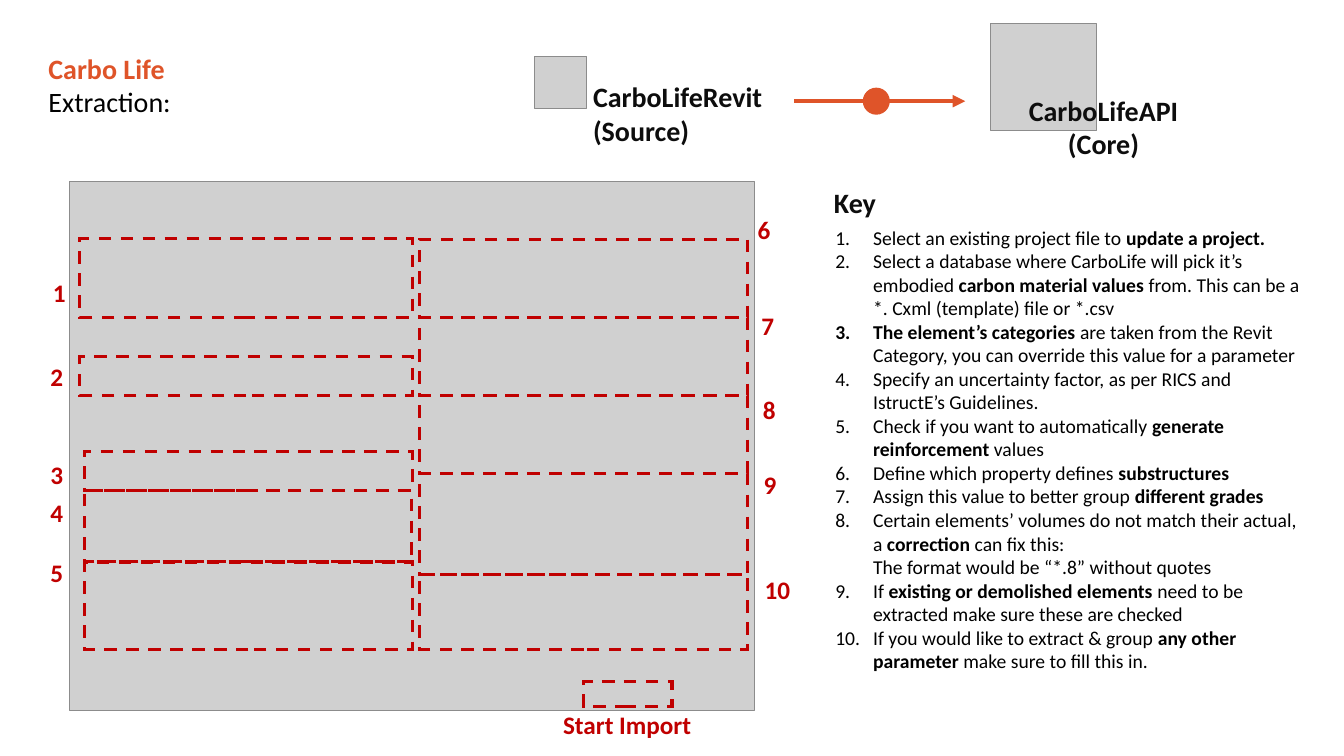
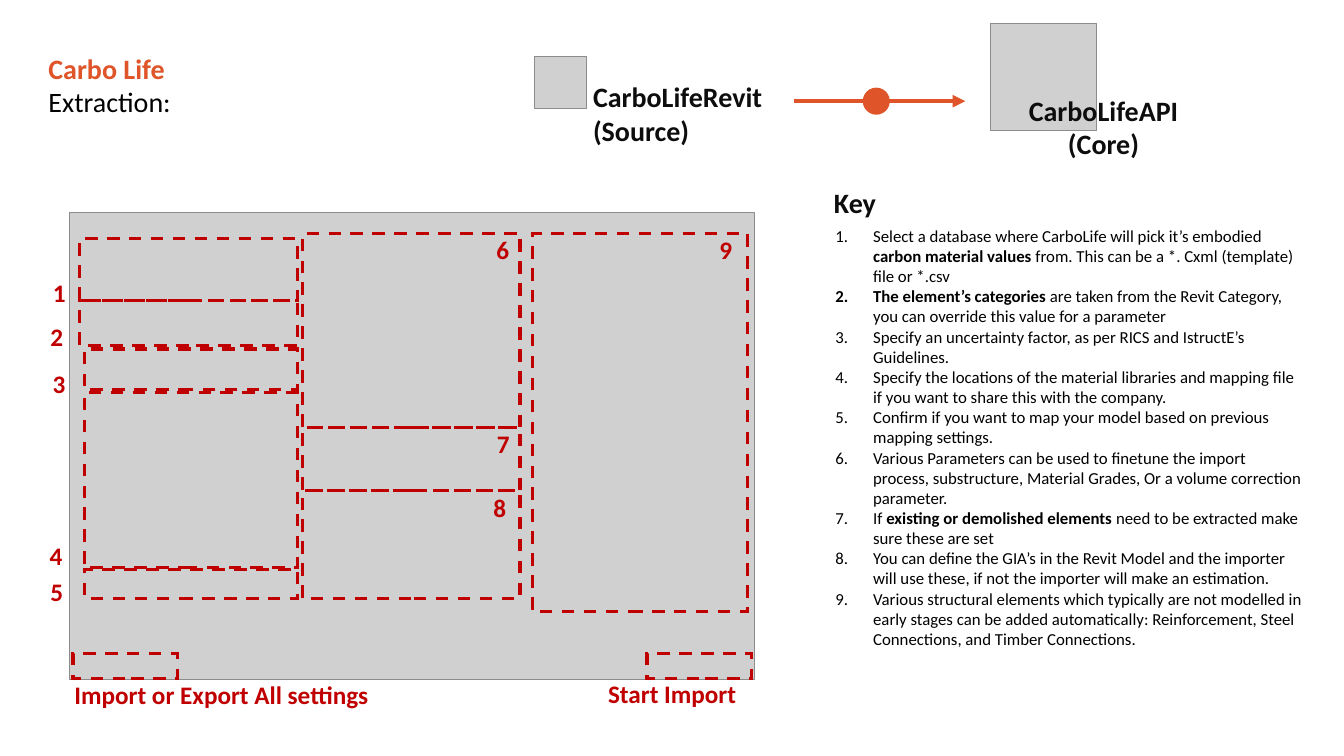
Before and after one commit to DavidVeld/CarboLifeCalc, a slide deck: slide 15 of CarboLifeCalc/Resources/DV_CarboCalcReporting.pptx. Drawn at 1344x756 pixels with LibreOffice and Linux fonts; fonts in the diff are those of the drawing; grey boxes stand for pictures. Boxes give left, top, right and bottom in pixels: in the first picture for what was removed or moved away, otherwise in the second. Text is boxed around its words. In the diff, an @@ line names an element or a change of style, - is before the commit and + after.

```diff
--- a/CarboLifeCalc/Resources/DV_CarboCalcReporting.pptx
+++ b/CarboLifeCalc/Resources/DV_CarboCalcReporting.pptx
@@ picture resized from (x1=70, y1=181, x2=754, y2=710) to (x1=70, y1=213, x2=754, y2=680) @@
@@ rectangle resized from (x1=80, y1=239, x2=412, y2=318) to (x1=80, y1=239, x2=297, y2=300) @@
@@ rectangle resized from (x1=420, y1=239, x2=748, y2=318) to (x1=302, y1=233, x2=520, y2=427) @@
@@ text "6" moved from (x1=758, y1=221, x2=771, y2=239) to (x1=496, y1=241, x2=509, y2=259) @@
@@ rectangle resized from (x1=420, y1=318, x2=748, y2=396) to (x1=532, y1=233, x2=747, y2=612) @@
@@ text "9" moved from (x1=764, y1=477, x2=777, y2=494) to (x1=719, y1=242, x2=732, y2=259) @@
@@ text at (x1=873, y1=231, x2=1265, y2=249): paragraph removed @@
-1. Select an existing project file to update a project.
@@ text at (x1=873, y1=230, x2=1294, y2=363): size 14 to 12 pt in "Select a database where CarboLife will pick ...", "The element’s categories are taken from the ...", "Specify an uncertainty factor, as per RICS ..." @@
@@ text "2" moved from (x1=50, y1=369, x2=63, y2=386) to (x1=50, y1=329, x2=63, y2=346) @@
@@ rectangle resized from (x1=80, y1=357, x2=412, y2=396) to (x1=80, y1=300, x2=297, y2=346) @@
@@ rectangle resized from (x1=85, y1=452, x2=412, y2=491) to (x1=85, y1=349, x2=297, y2=389) @@
@@ text "3" moved from (x1=50, y1=467, x2=63, y2=484) to (x1=53, y1=376, x2=66, y2=393) @@
@@ text at (x1=873, y1=371, x2=1302, y2=647): text changed; size 14 to 12 pt @@
-5. Check if you want to automatically generate reinforcement values
-6. Define which property defines substructures
-7. Assign this value to better group different grades
-8. Certain elements’ volumes do not match their actual, a correction can fix this:
-   The format would be “*.8” without quotes
-9. If existing or demolished elements need to be extracted make sure these are checked
-10. If you would like to extract & group any other parameter make sure to fill this in.
+4. Specify the locations of the material libraries and mapping file if you want to share this with the company.
+5. Confirm if you want to map your model based on previous mapping settings.
+6. Various Parameters can be used to finetune the import process, substructure, Material Grades, Or a volume correction parameter.
+7. If existing or demolished elements need to be extracted make sure these are set
+8. You can define the GIA’s in the Revit Model and the importer will use these, if not the importer will make an estimation.
+9. Various structural elements which typically are not modelled in early stages can be added automatically: Reinforcement, Steel Connections, and Timber Connections.
@@ rectangle resized from (x1=85, y1=491, x2=412, y2=563) to (x1=85, y1=393, x2=297, y2=568) @@
@@ rectangle resized from (x1=420, y1=395, x2=748, y2=474) to (x1=302, y1=427, x2=520, y2=490) @@
@@ text "7" moved from (x1=761, y1=318, x2=774, y2=335) to (x1=497, y1=436, x2=510, y2=453) @@
@@ rectangle resized from (x1=420, y1=473, x2=748, y2=574) to (x1=302, y1=491, x2=520, y2=599) @@
@@ text "8" moved from (x1=763, y1=401, x2=776, y2=419) to (x1=493, y1=499, x2=506, y2=517) @@
@@ text "4" moved from (x1=50, y1=505, x2=63, y2=522) to (x1=50, y1=548, x2=63, y2=565) @@
@@ text "5" moved from (x1=50, y1=565, x2=63, y2=582) to (x1=50, y1=584, x2=63, y2=601) @@
@@ rectangle resized from (x1=85, y1=563, x2=412, y2=650) to (x1=85, y1=570, x2=297, y2=599) @@
@@ rectangle removed at (x1=420, y1=575, x2=748, y2=649) @@
@@ text removed at (x1=765, y1=582, x2=791, y2=599) @@
-10
@@ rectangle added at (x1=73, y1=653, x2=177, y2=679), outline #C00000 2.25 pt dashed @@
@@ rectangle resized from (x1=584, y1=682, x2=673, y2=707) to (x1=647, y1=653, x2=752, y2=679) @@
@@ text added at (x1=74, y1=686, x2=369, y2=709), 18 pt, text #C00000, bold @@
+Import or Export All settings
@@ text "Start Import" moved from (x1=563, y1=717, x2=691, y2=738) to (x1=608, y1=686, x2=736, y2=707) @@
```
Also in this commit, not shown: 6 other slides changed, 34 other files.
